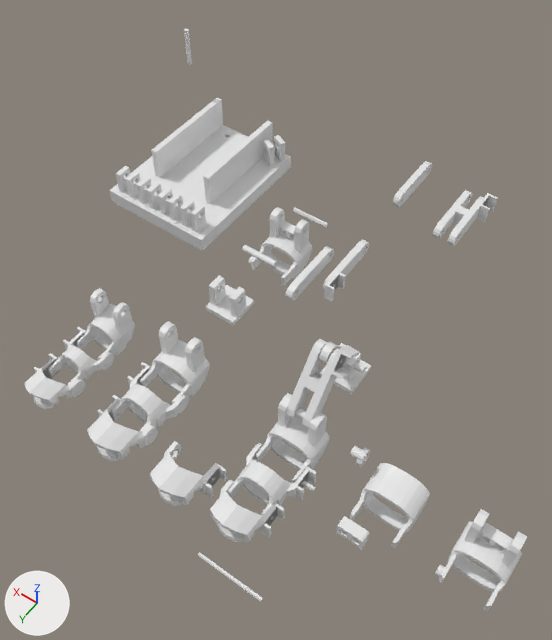
Two versions of the Blender file glove_mutant.blend, one commit apart.
Before and after are seen from a 50 mm camera at (-10.5, 13.9, 35.0) aimed at (4.7, -7.4, 1.6). The lights are fixed; the arrows at lower left show +X, +Y and +Z.

Names of what the first picture shows: 'BackGlove', 'BackGlove.001', 'BackGlove.002', 'BackGlove.003', 'BackGlove.004', 'BackGloveSpare', 'Cube.002', 'Front Long', 'Front Long.001', 'Front Redesign.002', 'Mech_Back_Connector', 'MiddleRedesign', 'Platform.001', 'Platform.002', 'Platform.003', 'Platform.004', 'Platform.005'.
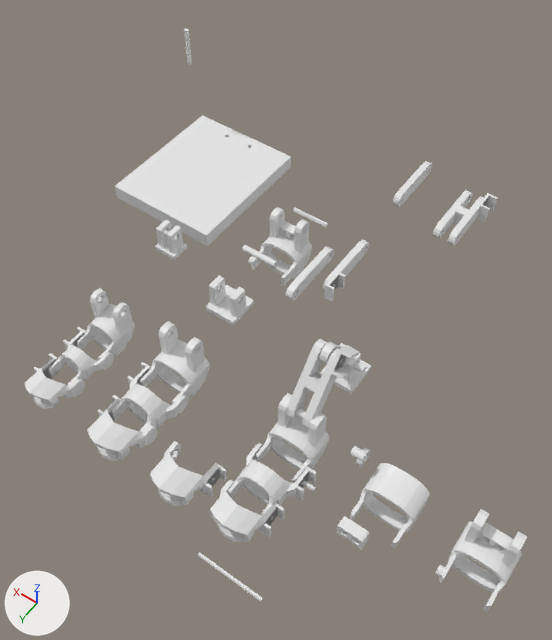
The change in detail:
me_cube_010 is used by ob_cube_002; location (17.03, -17.32, -0.6); scale (0.02, 0.035, 0.005).
me_cube_010 had 172 vertices, 112 faces and spanned x -199.0..197.0, y -100.0..184.0, z -100.0..540.0.
me_cube_010 now has 164 vertices, 104 faces and spans x -199.0..197.0, y -100.0..169.0, z -100.0..100.0.
Part 1, on me_cube_010:
8 vertices are removed from x -120.0..120.0, y -100.0..100.0, z 540.0.
10 faces are deleted.
12 vertices in x -199.0..197.0, y 184.0, z -100.0..100.0 move by (0.0, -15.0, 0.0).
2 new faces join them.
Object 'Platform.001' (ob_platform_001) moves from (14.27, -11.84, -0.19) to (14.27, -9.56, -0.19).
Object 'Platform.002' (ob_platform_002) is deleted.
Object 'Platform.003' (ob_platform_003) is deleted.
Object 'Platform.004' (ob_platform_004) is deleted.
Object 'Platform.005' (ob_platform_005) is deleted.

Changed parts and their boxes (x1, y1, x2, y2) in the pictures (552 x 640 px):
'Cube.002', reshaped (14% shorter): before (109, 98, 291, 251); after (115, 115, 291, 246)
'Platform.001', moved: before (178, 199, 210, 236); after (155, 220, 187, 260)
'Platform.002', deleted: before (157, 187, 183, 224)
'Platform.003', deleted: before (136, 176, 162, 212)
'Platform.005', deleted: before (260, 135, 287, 169)
'Platform.004', deleted: before (116, 166, 141, 201)
part 1 of me_cube_010, cut back: before (109, 98, 273, 251); after (115, 123, 272, 246)
